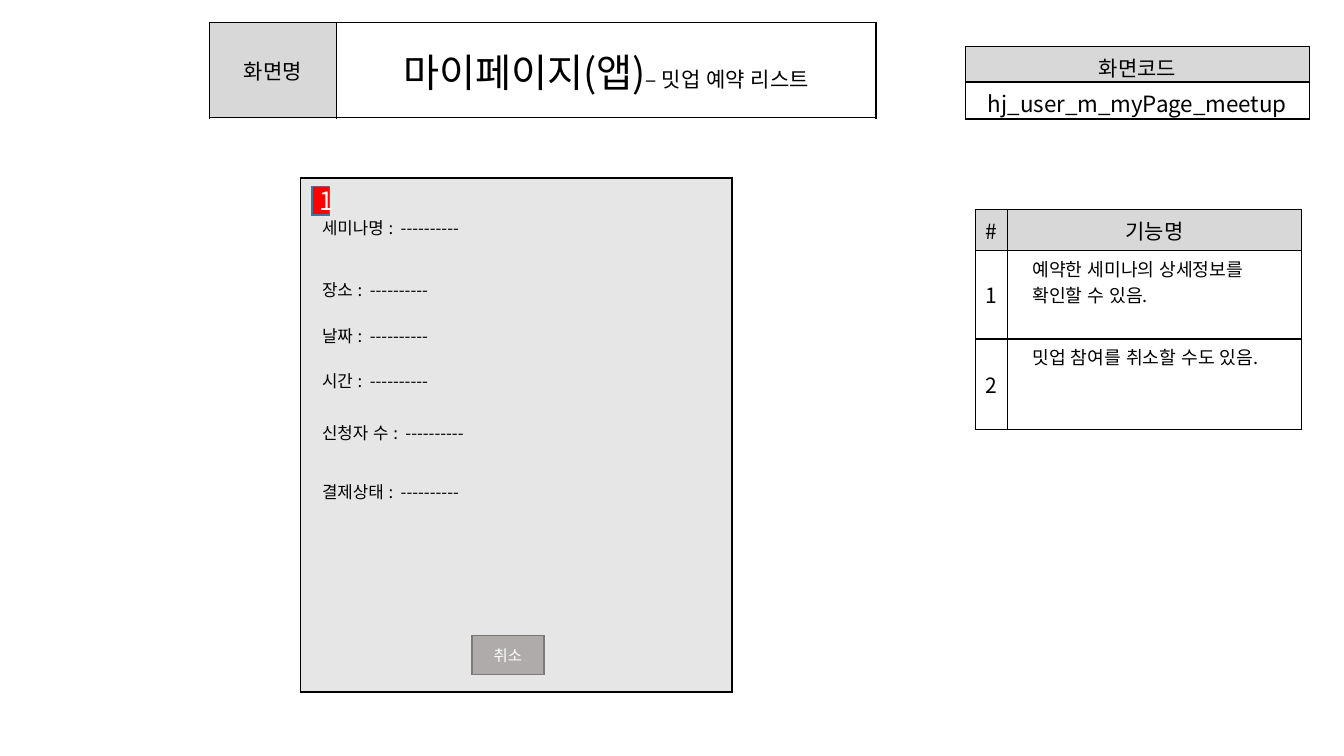
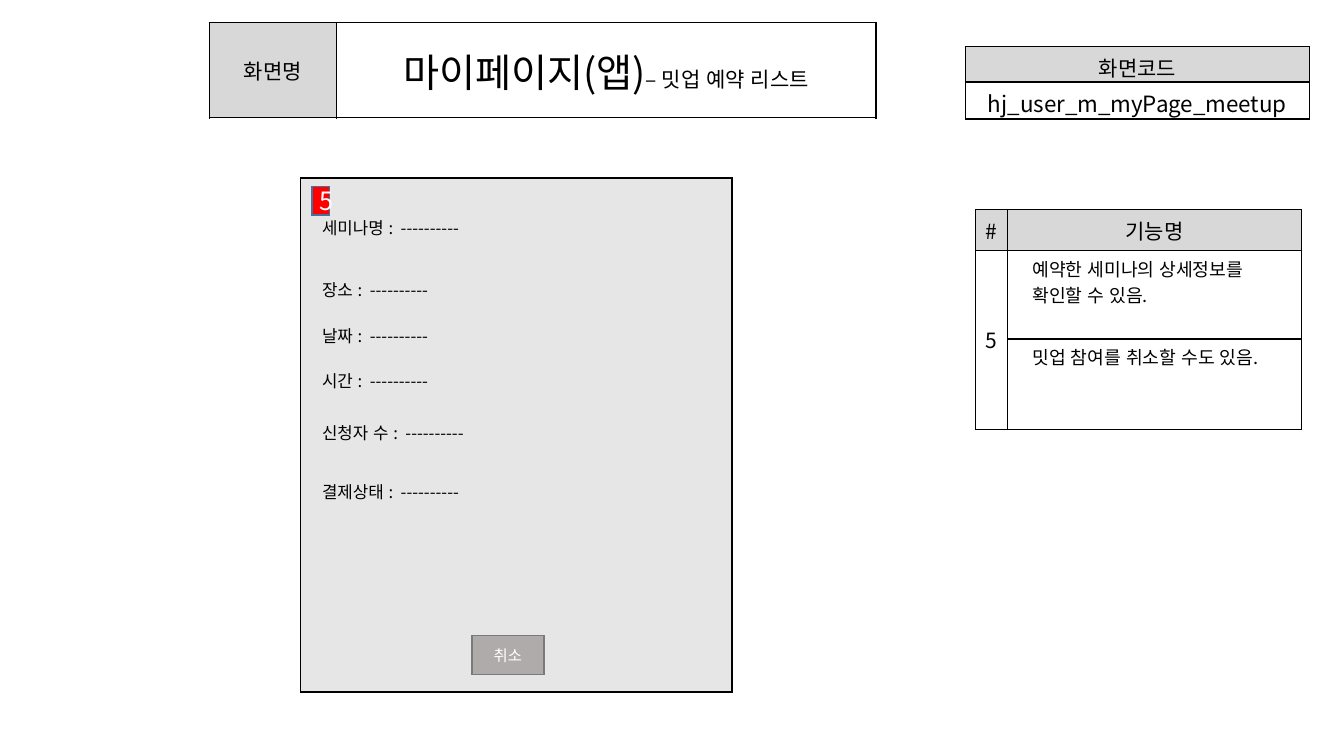
Before and after one commit to ezenteam2/e-Zone, a slide deck: slide 28 of 0 발표용 파워포인트/project05 - 파워포인트 종합 - 형준.pptx (slide 29 before the commit). Drawn at 1344x756 pixels with LibreOffice and Linux fonts; fonts in the diff are those of the drawing. Boxes give left, top, right and bottom in pixels: in the first picture for what was removed or moved away, otherwise in the second. Text is boxed around its words. In the diff, an @@ line names an element or a change of style, - is before the commit and + after.

```diff
--- a/0 발표용 파워포인트/project05 - 파워포인트 종합 - 형준.pptx
+++ b/0 발표용 파워포인트/project05 - 파워포인트 종합 - 형준.pptx
@@ text in rectangle at [320, 185, 334, 217]: text changed @@
-1
+5
@@ table at [976, 210, 1302, 411] @@
-row 2, column 1: 1
+row 2, column 1: 5
-row 3, column 1: 2
+row 3, column 1: 
```
Also in this commit, not shown: 30 other slides changed, 1 slide removed, 1 other file.
